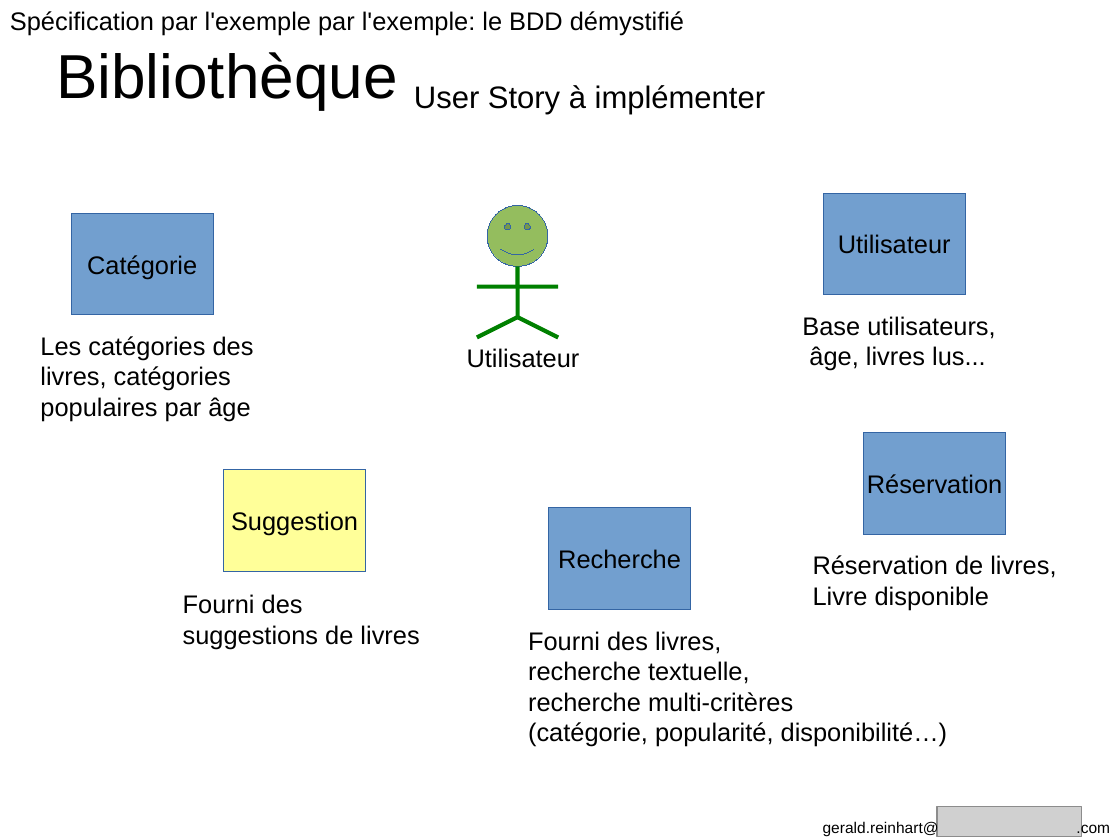
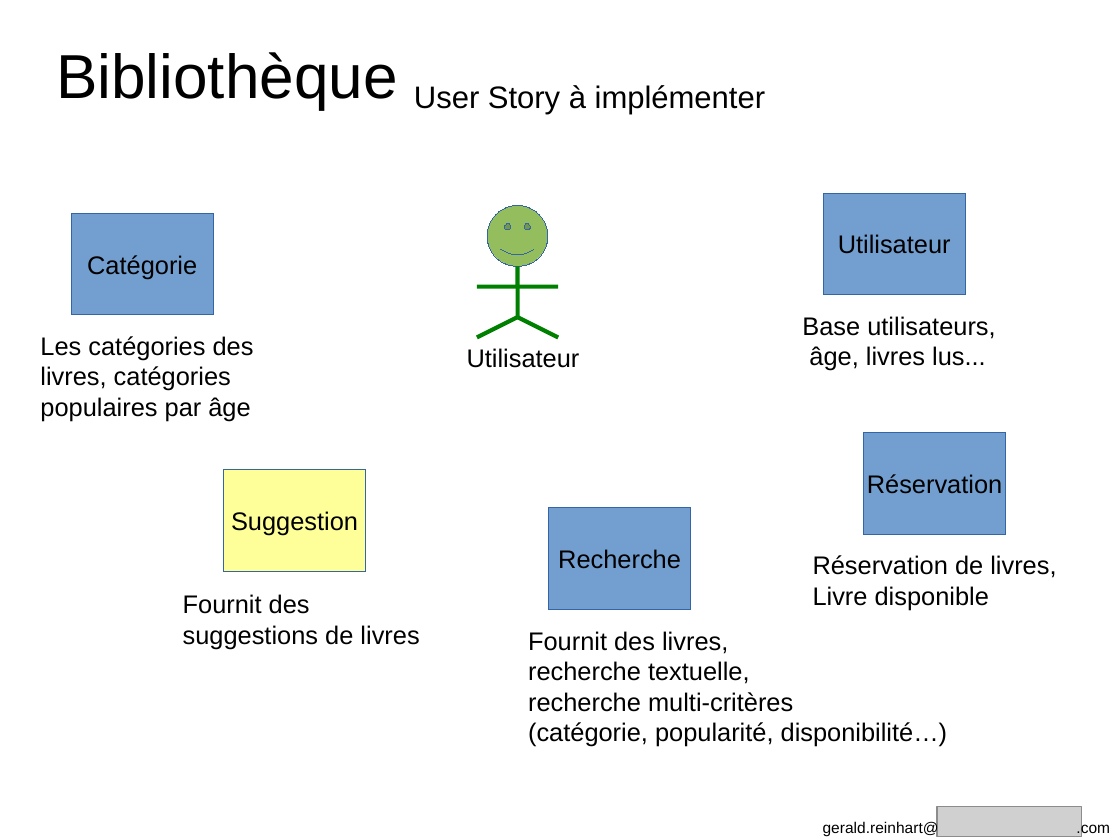
Before and after one commit to GeReinhart/dojo-bdd-library-ws-java, a slide deck: slide 12 of doc/BDD_presentation_agile_grenoble_2016.odp. Drawn at 1120x840 pixels with LibreOffice and Linux fonts; fonts in the diff are those of the drawing; grey boxes stand for pictures. Boxes give left, top, right and bottom in pixels: in the first picture for what was removed or moved away, otherwise in the second. Text is boxed around its words. In the diff, an @@ line names an element or a change of style, - is before the commit and + after.

```diff
--- a/doc/BDD_presentation_agile_grenoble_2016.odp
+++ b/doc/BDD_presentation_agile_grenoble_2016.odp
@@ text removed at box(10, 11, 684, 35) @@
-Spécification par l'exemple par l'exemple: le BDD démystifié
@@ text at box(183, 594, 419, 649): text changed @@
-Fourni des suggestions de livres
+Fournit des suggestions de livres
@@ text at box(528, 631, 948, 747): text changed @@
-Fourni des livres,
-recherche textuelle,
-recherche multi-critères
-(catégorie, popularité, disponibilité…)
+Fournit des livres,
+recherche textuelle,
+recherche multi-critères
+(catégorie, popularité, disponibilité…)
```
Also in this commit, not shown: 54 other slides changed, 2 slides removed, 5 other files.
